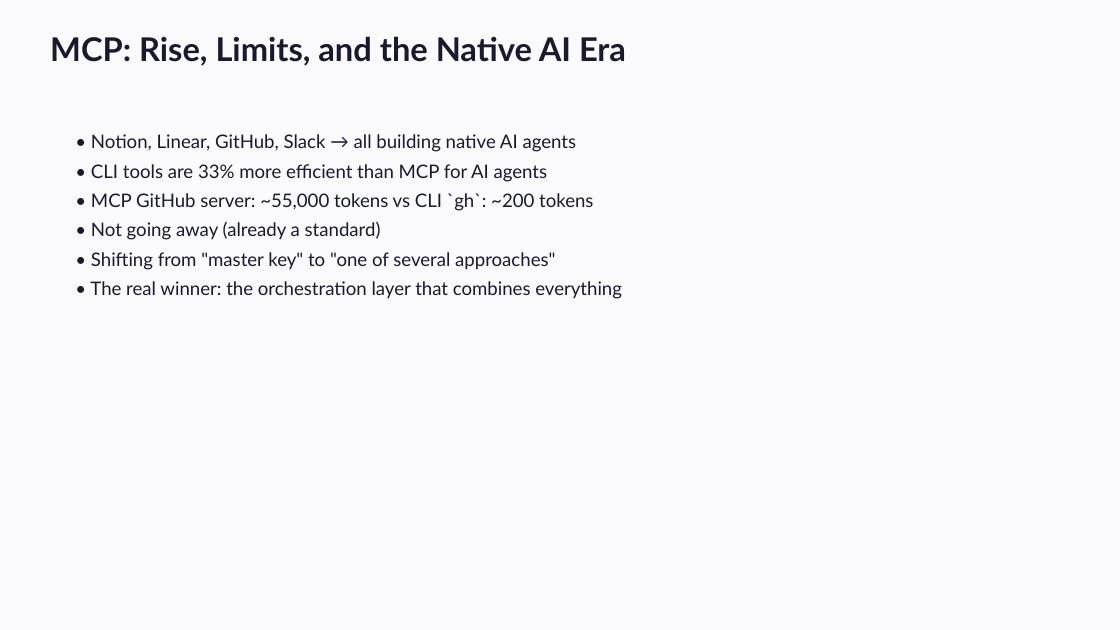
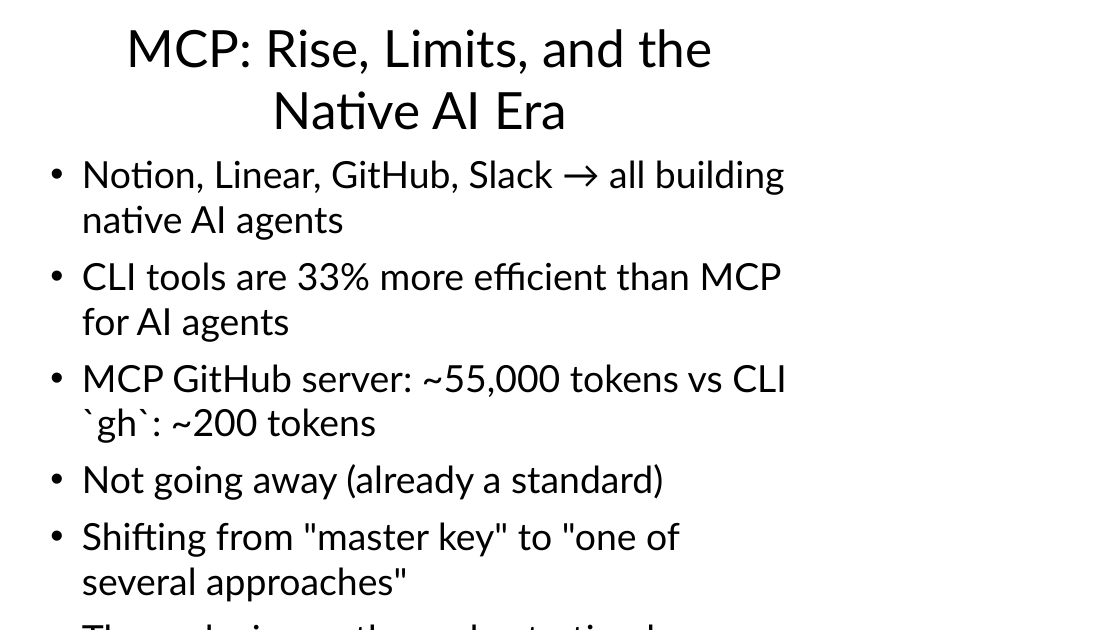
Before and after one commit to givethedog/ppt-maker, a slide deck: slide 4 of output/ai-trends-en/report.pptx (slide 5 before the commit). Drawn at 1120x630 pixels with LibreOffice and Linux fonts; fonts in the diff are those of the drawing. Boxes give left, top, right and bottom in pixels: in the first picture for what was removed or moved away, otherwise in the second. Text is boxed around its words. In the diff, an @@ line names an element or a change of style, - is before the commit and + after.

```diff
--- a/output/ai-trends-en/report.pptx
+++ b/output/ai-trends-en/report.pptx
@@ background #FAFAFC to #FFFFFF @@
@@ title "MCP: Rise, Limits, and the ..." at bbox=[127, 29, 712, 130]: size 28 to 44 pt, text colour #1A1A2E to #000000, bold off; alignment left to centre; vertical alignment top to middle @@
@@ text at bbox=[82, 160, 787, 557]: text changed; size 16 to 32 pt; text colour #1A1A2E to #000000 @@
-• Notion, Linear, GitHub, Slack → all building native AI agents
-• CLI tools are 33% more efficient than MCP for AI agents
-• MCP GitHub server: ~55,000 tokens vs CLI `gh`: ~200 tokens
-• Not going away (already a standard)
-• Shifting from "master key" to "one of several approaches"
-• The real winner: the orchestration layer that combines everything
+• Notion, Linear, GitHub, Slack → all building native AI agents
+• CLI tools are 33% more efficient than MCP for AI agents
+• MCP GitHub server: ~55,000 tokens vs CLI `gh`: ~200 tokens
+• Not going away (already a standard)
+• Shifting from "master key" to "one of several approaches"
+• The real winner: the orchestration layer that combines everything
```
Also in this commit, not shown: 5 other slides changed, 4 slides added, 5 slides removed, 1 other file.
